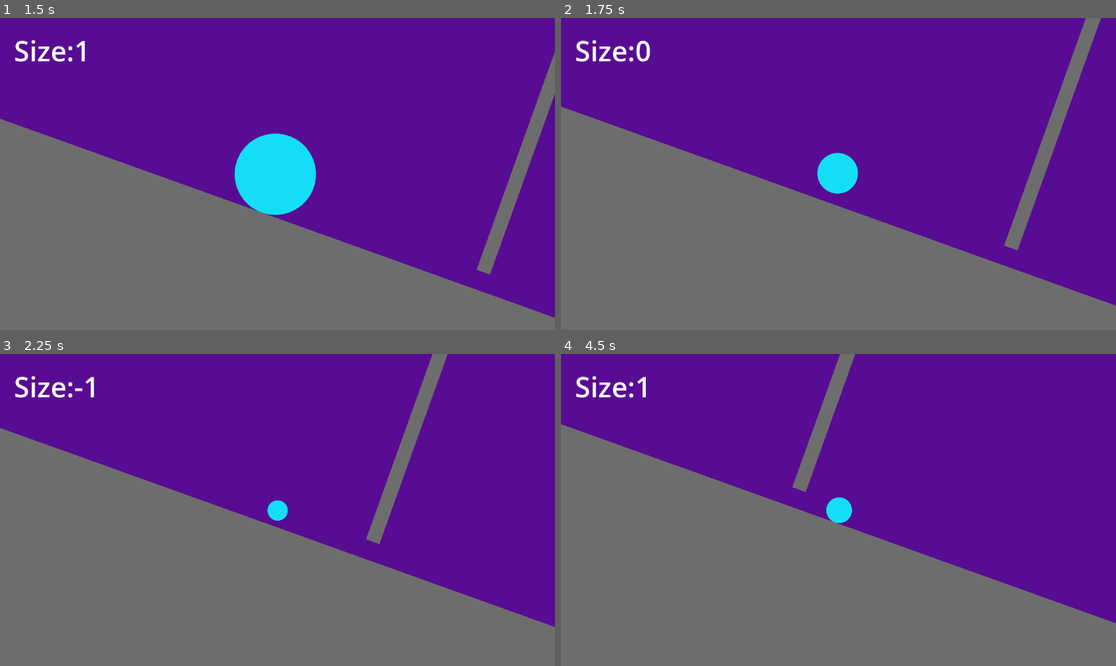
Above: before the commit, frames 1-4 (two rows, left to right).
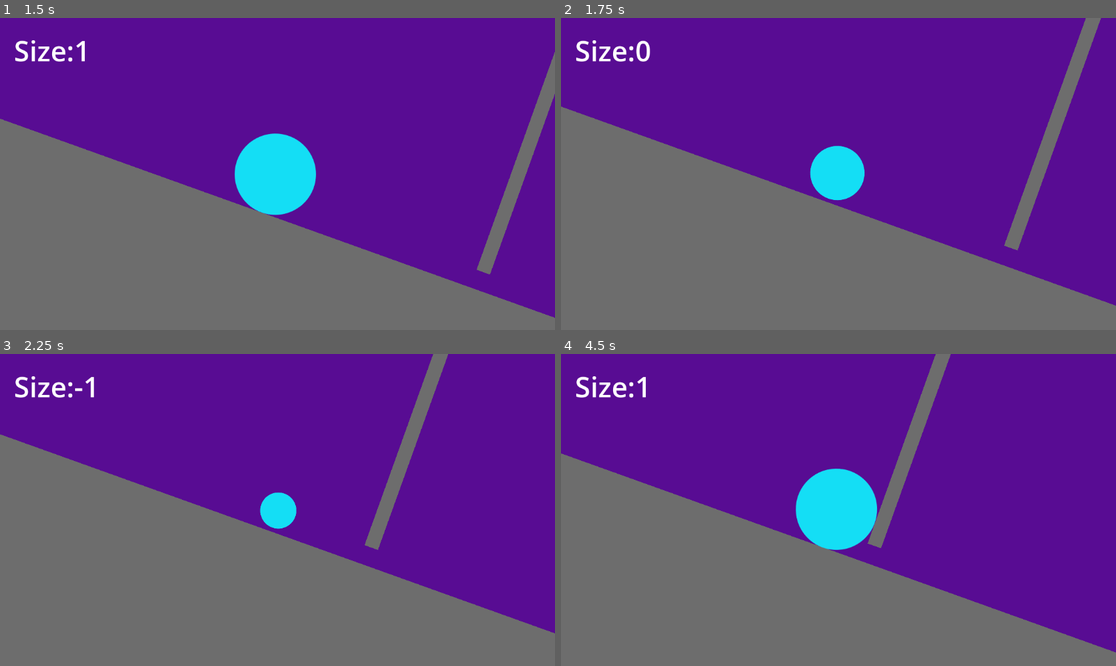
Above: after the commit, the same moments.

Repository: Firoty1/Rolling-Scales
Game: Godot game, scene res://scenes/start_menu.tscn
The game is run twice, just before and just after one commit, with the same random seed, the same clock (stepped at 60 frames per second) and the same inputs.
Inputs:
- Up to frame 1 (1.5 s): click "Start Game" at 0.5 s; hold Up (grow) from 1.28 s (still down)
- Up to frame 2 (1.75 s): keep holding Up (grow); tap Down (shrink) at 1.55 s
- Up to frame 3 (2.25 s): release Up (grow) at 2.03 s; tap Down (shrink) at 2.1 s
- Up to frame 4 (4.5 s): tap Up (grow) at 2.3, 3.8 s; hold Up (grow) 2.78-3.53 s; tap Down (shrink) at 3.05, 3.6 s; hold Up (grow) from 4.28 s (still down)

Frame 1 is identical in both runs. In frame 2, 0.6% of the frame differs, in the area x 44-55%, y 40-59%; in frame 3, 2.8%; in frame 4, 14%, in the area x 0-100%, y 0-96%.

Commit message:
Fix scaling bug

Diff:
--- a/scripts/ball.gd
+++ b/scripts/ball.gd
@@ -3,21 +3,22 @@
 class_name Player
 
 var size = 0
+var scaleMultiplier = 1.5
+var is_dead = false
 
 @onready var sprite_2d = $Sprite2D
 @onready var collision_shape_2d = $CollisionShape2D
-var is_dead = false
 @onready var hud = $"../HUD"
 
 func _input(event):
 	if is_dead == false:
 		if event.is_action_pressed("shrink"):
 			if size > -2:
-				sprite_2d.scale.x = sprite_2d.scale.x * .5
-				sprite_2d.scale.y = sprite_2d.scale.y * .5
+				sprite_2d.scale.x = sprite_2d.scale.x / scaleMultiplier
+				sprite_2d.scale.y = sprite_2d.scale.y / scaleMultiplier
 
-				collision_shape_2d.scale.x = collision_shape_2d.scale.x * .5
-				collision_shape_2d.scale.y = collision_shape_2d.scale.y * .5
+				collision_shape_2d.scale.x = collision_shape_2d.scale.x / scaleMultiplier
+				collision_shape_2d.scale.y = collision_shape_2d.scale.y / scaleMultiplier
 
 				size = size - 1
 
@@ -26,13 +27,14 @@
 
 		if event.is_action_pressed("grow"):
 			if size < 2:
-				sprite_2d.scale.x = sprite_2d.scale.x * 1.5
-				sprite_2d.scale.y = sprite_2d.scale.y * 1.5
+				sprite_2d.scale.x = sprite_2d.scale.x * scaleMultiplier
+				sprite_2d.scale.y = sprite_2d.scale.y * scaleMultiplier
 
-				collision_shape_2d.scale.x = collision_shape_2d.scale.x * 1.5
-				collision_shape_2d.scale.y = collision_shape_2d.scale.y * 1.5
+				collision_shape_2d.scale.x = collision_shape_2d.scale.x * scaleMultiplier
+				collision_shape_2d.scale.y = collision_shape_2d.scale.y * scaleMultiplier
 
 				size = size + 1
+
 				hud.SizeUpdate(size)
 				AudioControl.GrowSound()
 
@@ -42,7 +44,6 @@
 	AudioControl.BoostSound()
 
 func SpikeHit():
-	print('SPIKE HIT')
 	self.is_dead = true
 	self.sleeping = true
 	$Sprite2D.visible = false
